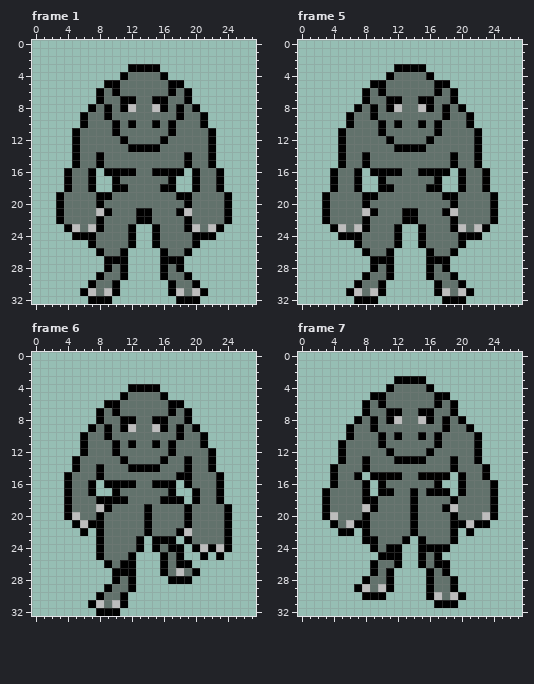
A pixel-art file gets an edit: npc/ghoul_npc_template.aseprite. Above: the version before the commit.
28x33 pixels, 19 frames. Shown: frame 1, frame 5, frame 6, frame 7. The commit also changed other frames, which this record leaves out.
After the commit:
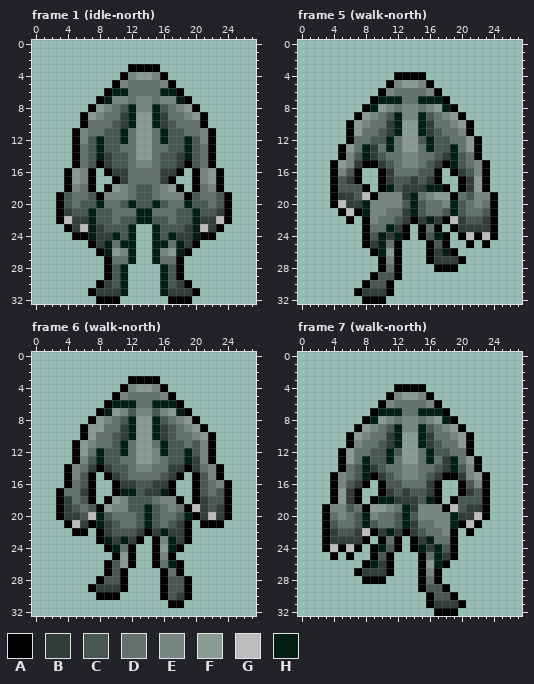
Palette (. is transparent): A #000000  B #313e38  C #495852  D #62726c  E #758780  F #889c94  G #bdbdbd  H #031f14
The exact change:
Changed rows in their new state; - is an unchanged pixel.
Frame 1 (idle-north):
first column x 4:
 4 --------EFFE--------
 5 -----.-E----E-.-----
 6 ----.AHH----HHA.----
 7 -----HEEDEEDEEH-----
 8 ----FE-CHEEHC-EF----
 9 ---FED-BHFFHB-DEF---
10 ------CBHFFHBC------
11 --E--CCH-FF-HCC--E--
12 --ECHCCH-FF-HCCHCE--
13 ---CHCC-DFFD-CCHC---
14 ---CHBCC-FF-CCBHC---
15 ---C-BCC-EE-CCB-C---
16 -FE---BBD--DBB---EF-
17 -FE----B----B----EF-
18 -E---AFE-CC-EFA---E-
19 C--C-EEE-CC-EEE-C--C
20 C-CCH--CHCCHC--HCC-C
21 BCCHCC---HH---CCHCCB
22 GBBHCC-CCHHCC-CCHBBG
23 -BGHBCCCH--HCCCBHGB-
24 ---HBBHCH--HCHBBH---
25 ----BH-HH--HH-HB----
26 -----HFEH--HEFH-----
27 ------DDH--HDD------
28 ------CH----HC------
29 ----.ACH----HCA.----
30 ---.ABCH----HCBA.---
31 --.ABBBH----HBBBA.--
32 ---.--A------A--.---
Frame 5 (walk-north):
first column x 3:
 3 ---------....---------
 4 --------.AAAA.--------
 5 ------..AEFFEA..------
 6 -----..-E----E-..-----
 7 -----.AHHH--HHHA.-----
 8 ----.AHFEDEEDEFHA.----
 9 ---.AFE-CHEEHC-EFA.---
10 ----FE-DBHFFHBD-EF----
11 --.AF--CBHFFHBC--EA.--
12 --.A--CCH-FFCHCC--F---
13 ---F-HB-HDFFDHCCH-F---
14 ---ECHBC--EE--CBHC----
15 -AFEB-ABC-EE-CBAHC-EA-
16 --EC--.-BD--CC-.ABCE--
17 --CB----BCCBCB----BF--
18 --CCCA--HCBBBHHA--BF--
19 .ABBCG-EEEBH-EFF--CEE-
20 .AGBBHEEEECHC--EHC-E--
21 ..AGAHEE--BHC--CHC--C-
22 ...A.-E--CB-BHBAGBCCB-
23 -....---HBA---A.-BBBBA
24 --...ACHBHA--CHA.-G-GA
25 ----.ABH----.ACA..A-A-
26 -----.AHFA----BH------
27 ------.-EA----BBBA----
28 ------.ADA---.A-A-----
29 -----.ACCA---....-----
30 ----.ACCA-----....----
31 ---.ABBBA-----.....---
32 ----.--A-------...----
Frame 6 (walk-north):
first column x 3:
 3 ---------AAAA---------
 4 --------AEFFEA--------
 5 -------AE----EA-------
 6 -------HHH--HHH-------
 7 ------HFECEECEFH------
 8 ----AFE-CHFFHC-EFA----
 9 ---AFFD-BHFFHBCDEFA---
10 ----F-DCBHFFHBCD-EFA--
11 --AFE--CHDFFDHCC-CEA--
12 --AF-HCCH-FFEHCCHCE---
13 ---ECHCCD-FFEDCCHBE---
14 -AE-B-BCCDEED-BB-B-EA-
15 --ECA.ABC----CB-.ACE--
16 ---C--.-BBCCBB--.AC-EA
17 AD-B----HHCBBH----C-CA
18 AB-CA.-FECCC-EE---BCCA
19 ABC-CAFEECCHC-E--GBCB-
20 ABBCGHC---CHC--CHABGB-
21 -AGB-HBC--CHC-CB-.AAA.
22 --A---BCCCB-BHBBA.....
23 ------HBHB---EHB-.....
24 -----.AH-A.--FH--.....
25 -----..AF---AEA.--.-.-
26 -------CF---ADH-.-----
27 ------AC-.-----A..----
28 -----ACCA.---ACC------
29 ----ABBBA.---ACCA-----
30 ------AA.----ACBA-----
31 ----.....-----AA------
32 -----...--------------
Frame 7 (walk-north):
first column x 3:
 3 ---------....---------
 4 --------.AAAA.--------
 5 ------..AEFFEA..------
 6 -----..-E----E-..-----
 7 -----.AHHH--HHHA.-----
 8 ----.AHFEDEEDEFHA.----
 9 ---.AFE-CHEEHC-EFA.---
10 ----FE-DBHFFHBD-EFA.--
11 --.AE--CBHFFHBC--FA.--
12 ---F--CCHCFF-HCC--A.--
13 ---F-HCCHDFFDH-BH-F---
14 -.A-CHBC--EE--CBHCEA.-
15 --E-CH-BCDEEDCB-ABEF--
16 --ECB---CC---B----CEA.
17 .AFBA.--BCBCCB-.--BCA.
18 .AFBA.-HHBBBCHA.-CCCA.
19 -EEC-AFFE-HBEEE--CBBA.
20 -DE-CHE--CHCEEEEHBBGA.
21 AC-DCHC--CHB--EEH---.-
22 ABCCBGABHBABC--E------
23 ABBBB-.A-A.ABH--------
24 AGAGA--HC--AHBHCA-----
25 -A-A--AC-.----HBA-----
26 -----AHBA.---FH-------
27 ----ABBB----AEA.------
28 ------AA.---ADA..-----
29 ----.....---ACCA.-----
30 -----...------CCA.----
31 -------------ABBBA----
32 --------------AAA-----
Where, in picture pixels (left, top, right, bottom), the same in both pictures:
changed: (64, 72, 224, 304)
changed: (322, 64, 498, 304)
changed: (56, 376, 232, 616)
changed: (322, 376, 498, 616)
